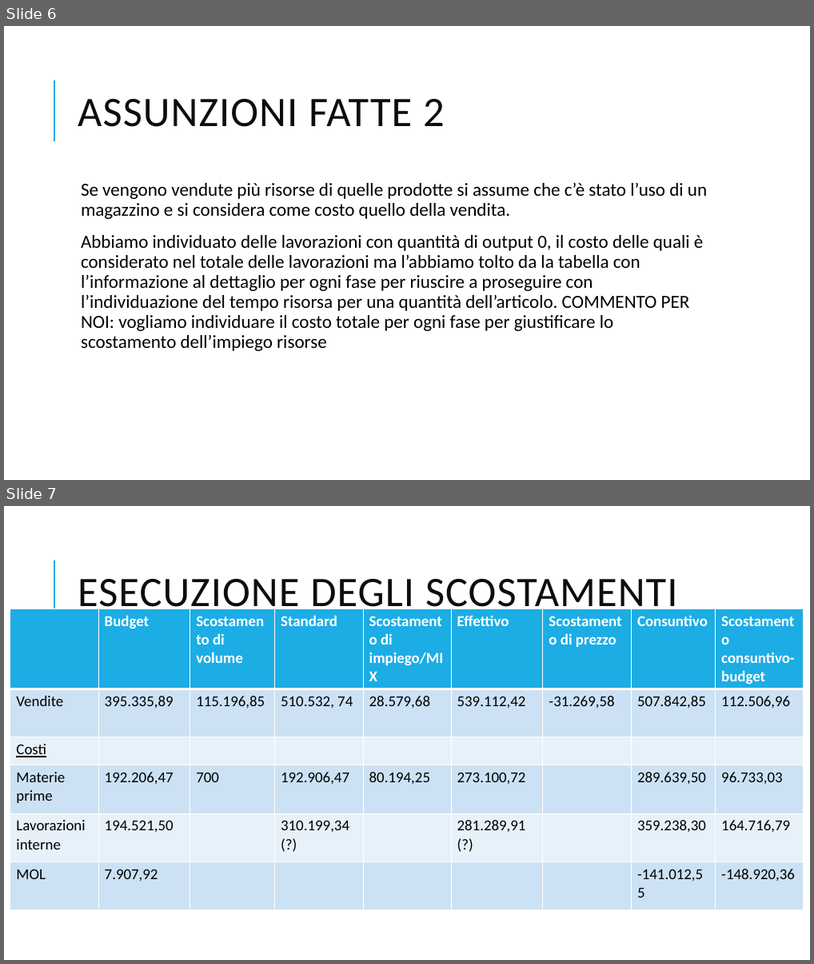
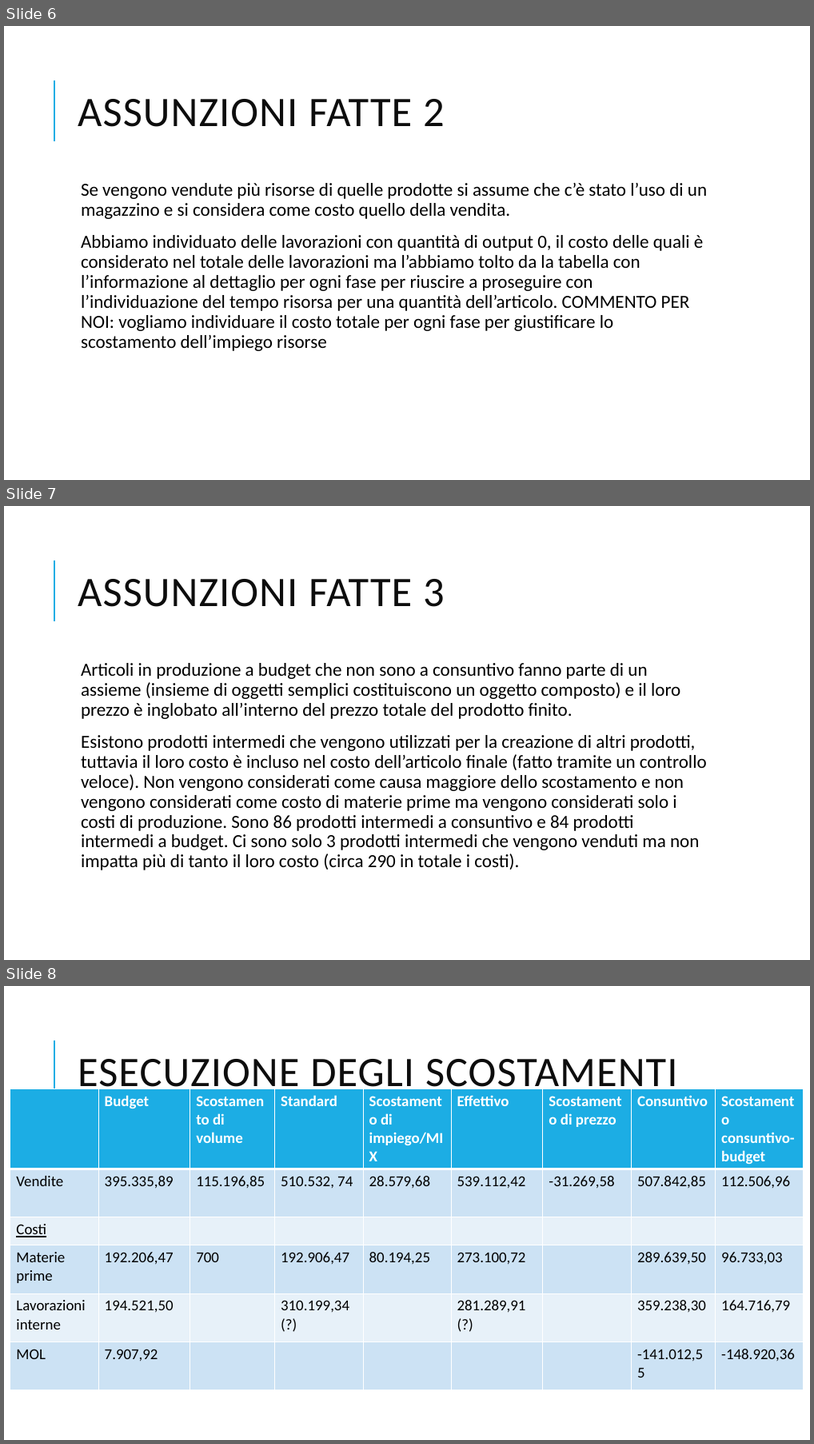
Before and after one commit to VinciGit00/SCGProject, a slide deck: Document/PresentazioneProgetto.pptx. Shown one above the other, each under a label of ours: slides 6 and 7 before the commit, slides 6, 7 and 8 after it. The pictures are 814x964 and 814x1444 pixels, drawn with LibreOffice and Linux fonts; fonts in the diff are those of the drawing. Boxes give left, top, right and bottom in pixels: in the first picture for what was removed or moved away, otherwise in the second. Text is boxed around its words. In the diff, an @@ line names an element or a change of style, - is before the commit and + after.

```diff
--- a/Document/PresentazioneProgetto.pptx
+++ b/Document/PresentazioneProgetto.pptx
@@ slide 7 added at (x1=4, y1=506, x2=810, y2=960), background #FFFFFF; not listed: 1 template element that a slide beside it also shows @@
@@ title added at (x1=78, y1=579, x2=445, y2=607), 50 pt, text #0D0D0D @@
+ASSUNZIONI FATTE 3
@@ text added at (x1=81, y1=663, x2=707, y2=870), 22 pt, text #000000 @@
+  Articoli in produzione a budget che non sono a consuntivo fanno parte di un assieme (insieme di oggetti semplici costituiscono un oggetto composto) e il loro prezzo è inglobato all’interno del prezzo totale del prodotto finito.
+  Esistono prodotti intermedi che vengono utilizzati per la creazione di altri prodotti, tuttavia il loro costo è incluso nel costo dell’articolo finale (fatto tramite un controllo veloce). Non vengono considerati come causa maggiore dello scostamento e non vengono considerati come costo di materie prime ma vengono considerati solo i costi di produzione. Sono 86 prodotti intermedi a consuntivo e 84 prodotti intermedi a budget. Ci sono solo 3 prodotti intermedi che vengono venduti ma non impatta più di tanto il loro costo (circa 290 in totale i costi).
@@ what was slide 7 is now slide 8 @@
```
Also in this commit, not shown: 1 slide changed, 2 other files.
